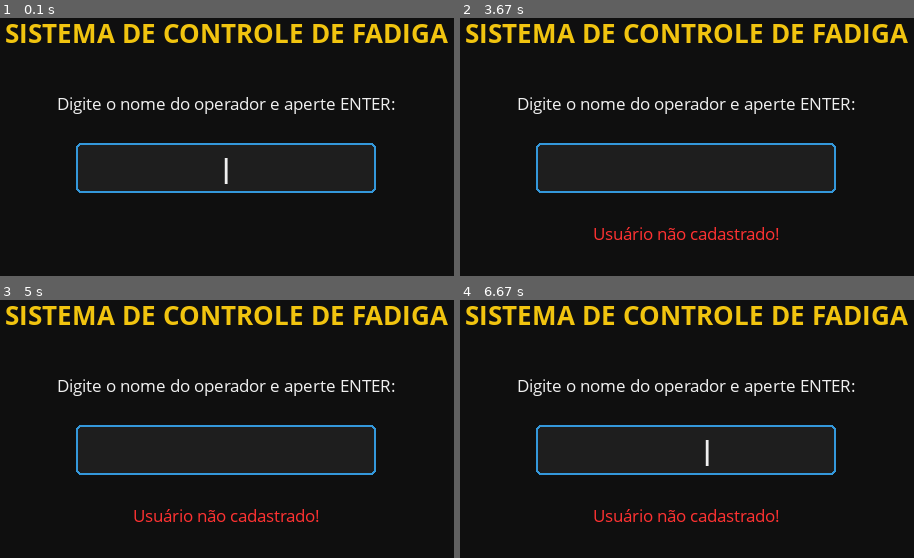
Above: before the commit, frames 1-4 (two rows, left to right).
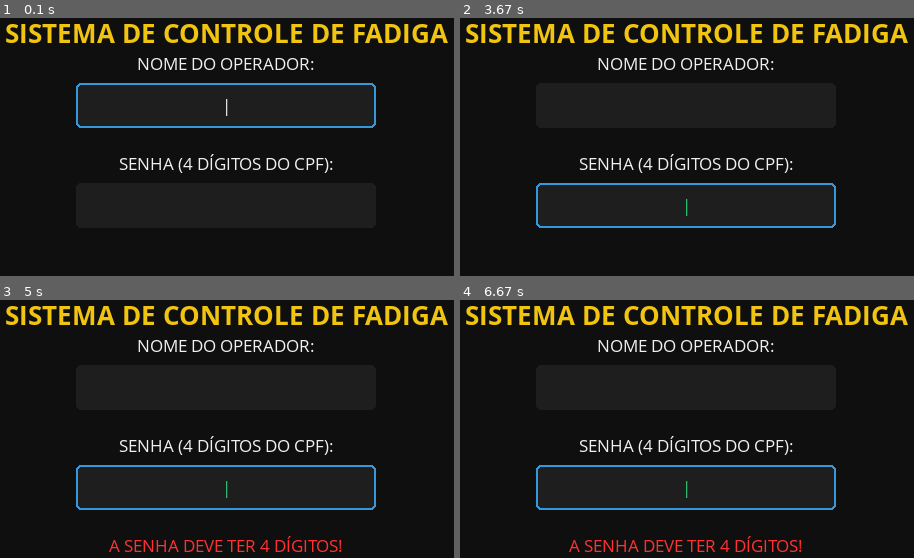
Above: after the commit, the same moments.

Repository: holysun1/Teste-de-Fadiga
Game: pygame game, started from teste_jogo.py
Same seed, same stepped clock (60 frames per second), same inputs: the game is played once before the commit and once after it.
Inputs (mouse positions are in pixels of both pictures, inside the frame that each line leads up to):
- Up to frame 1 (0.1 s): no input
- Up to frame 2 (3.67 s): hold Enter 0.33-0.8 s; click (687, 203) at 0.93 s, where only the run after the commit has a clickable "|"; tap Space at 1.22, 1.62, 1.92, 2.17, 2.47, 3.05, 3.35 s; hold Tab 1.55-2.02 s; hold Backspace 2.1-2.57 s; click (687, 105) at 2.7 s, where only the run after the commit has a clickable "|"; tap Enter at 3.53 s
- Up to frame 3 (5 s): hold Backspace 3.87-4.17 s; tap Space at 3.93 s; tap Tab at 4.2 s; tap Enter at 4.53, 4.93 s
- Up to frame 4 (6.67 s): tap Tab at 5.7 s; tap Enter at 6.1, 6.4 s

The runs differ from the first frame. In frame 1, 5.4% of the frame differs, in the area x 12-88%, y 15-68%; in frame 2, 6.1%; in frame 3, 7.2%; in frame 4, 7.2%, in the area x 12-88%, y 15-98%.

Commit message:
Att Login / Senha

Diff:
--- a/teste_jogo.py
+++ b/teste_jogo.py
@@ -24,8 +24,9 @@
     if not os.path.exists(arquivo):
         try:
             with open(arquivo, 'w', encoding='utf-8') as f:
-                f.write("Nome,Nivel\n")
-                f.write("ADMIN,1\n")
+                #Nova estrutura com CPF
+                f.write("Nome,CPF,Nivel\n")
+                f.write("ADMIN,00000000000,1\n")
             print(f"Banco de Operadores criado em {arquivo}")
         except Exception as e:
             print(f"Erro ao criar {e}")
@@ -39,7 +40,6 @@
     except Exception:
         base_path = os.path.abspath(".")
     return os.path.join(base_path, relative_path)
-
 def cadastrar_novo_operador():
 
     # Prepara a janelinha suspensa
@@ -47,31 +47,73 @@
     root.withdraw() # Esconde a janela principal do tkinter
     root.attributes("-topmost", True) # Garante que ela apareça na frente do Pygame
 
-    novo_nome = simpledialog.askstring("Novo Cadastro", "Digite o nome do novo operador:")
-
-    if novo_nome:
-        nome_up = novo_nome.strip().upper()
-        caminho_csv = os.path.join(obter_caminho_externo(), "operadores.csv")
-
+    caminho_csv = os.path.join(obter_caminho_externo(), "operadores.csv")
+    nome = simpledialog.askstring("Novo Cadastro", "Digite o nome do novo operador:")
+
+    if nome:
+        cpf = simpledialog.askstring("Novo Cadastro", "Digite o cpf do novo operador. Apenas Números")
+        if cpf and cpf.isdigit and len(cpf) == 11:
+            nome_up = nome.strip().upper()
         try:
             # 1. Verifica se já existe para não duplicar "viga sobre viga"
-            df = pd.read_csv(caminho_csv)
+            df = pd.read_csv(caminho_csv, dtype={'CPF': str})
             # Use o nome da coluna EXATAMENTE como está no seu f.write ("Nome")
-            if nome_up in df['Nome'].str.upper().values:
-                messagebox.showwarning("Aviso", f"O operador {nome_up} já está cadastrado!")
+            if cpf in df['CPF'].values:
+                messagebox.showwarning("Aviso", f"CPF já cadastrado")
             else:
                 # 2. Adiciona ao arquivo (Nível 0 = Operador)
                 with open(caminho_csv, 'a', encoding='utf-8') as f:
-                    f.write(f"{nome_up},0\n")
+                    f.write(f"{nome_up},{cpf},0\n")
                 messagebox.showinfo("Sucesso", f"Operador {nome_up} cadastrado com sucesso!")
 
         except Exception as e:
             messagebox.showerror("Erro", f"Falha ao acessar banco de dados: {e}")
+    else:
+        messagebox.showerror("ERRO")
+        messagebox.showinfo("CPF INVÁLIDO, DIGITE OS 11 DIGITOS NUMÉRICOS")
 
     root.destroy() # Fecha a janelinha para não travar o Pygame
 
 
+
 inicializar_banco_operadores()
+
+def validar_login():
+    global estado, usuario_atual, nivel_acesso, mensagem_login, input_texto, input_senha, campo_focado
+    caminho_csv = os.path.join(obter_caminho_externo(), "operadores.csv")
+
+    if len(input_senha) < 4:
+        mensagem_login = "A SENHA DEVE TER 4 DÍGITOS!"
+        return
+
+    try:
+        df = pd.read_csv(caminho_csv, dtype={'CPF': str})
+        # 1. Limpeza dos dados de entrada
+        nome_busca = input_texto.strip().upper()
+
+        # 2. Busca o usuário
+        user_row = df[df['Nome'].str.upper() == nome_busca]
+        if not user_row.empty:
+            cpf_completo = str(user_row.iloc[0]['CPF']).strip()
+            # Compara os 4 últimos do CPF com o que foi digitado
+            if input_senha == cpf_completo[-4:]:
+                usuario_atual = nome_busca
+                nivel_acesso = int(user_row.iloc[0]['Nivel'])
+                estado = 'MENU'
+                # Limpa tudo para a próxima vez
+                input_texto = ""; input_senha = ""; campo_focado = "NOME"
+                print(f"✅ Login realizado: {usuario_atual}")
+            else:
+                mensagem_login = "SENHA INCORETA!"
+                input_senha = ""
+        else:
+            mensagem_login = "OPERADOR NÃO CADASTRADO!"
+    except Exception as e:
+        print(f"ERRO REAL NO TERMINAL: {e}")
+        mensagem_login = "ERRO AO ACESSAR O BANCO DE DADOS"
+
+
+
 
 # --- Inicialização ---
 pygame.init()
@@ -81,6 +123,8 @@
 nivel_acesso = 0
 estado = 'LOGIN'
 input_texto = ""
+input_senha = ""
+campo_focado = "NOME"
 input_ativo = True
 cursor_visivel = True
 ultimo_blink = time.time()
@@ -206,6 +250,8 @@
 clock = pygame.time.Clock()
 pygame.key.set_repeat(300,50)
 foi_salvo = False
+etapa_login ="NOME"
+input_senha = ""
 
 # --- Loop Principal ---
 while True:
@@ -229,53 +275,67 @@
             mensagem_login = ""
             #LÓGICA DE AUTENTICAÇÃO
             if event.key == pygame.K_RETURN:
-                if input_texto.upper() == "ADMIN":
-                    usuario_atual = "ADMIN"
-                    nivel_acesso = 1
-                    estado = 'MENU'
-                    input_texto = ""
+
+                if campo_focado == "NOME":
+                    if input_texto.upper() == "ADMIN":
+                        usuario_atual = "ADMIN"
+                        nivel_acesso = 1
+                        estado = 'MENU'
+                        input_texto = ""
+                    else:
+                        campo_focado = "SENHA"
                 else:
-                    caminho_csv = os.path.join(obter_caminho_externo(), "operadores.csv")
-                    try:
-                        operadores_df = pd.read_csv(caminho_csv)
-                        if input_texto.upper() in operadores_df['Nome'].values:
-                            usuario_atual = input_texto.upper()
-                            nivel_acesso =0
-                            estado = 'MENU'
-                            input_texto =""
-                        else:
-                            mensagem_login = "Usuário não cadastrado!"
-                    except Exception as e:
-                            mensagem_login = "Erro ao acessar o banco de dados"
+                    validar_login()
+
             elif event.key == pygame.K_BACKSPACE:
-                input_texto = input_texto[:-1]
+                if campo_focado == "NOME": input_texto = input_texto[:-1]
+                else: input_senha = input_senha[:-1]
+
+            elif event.key == pygame.K_TAB: # Facilitador: TAB troca de campo
+                campo_focado = "SENHA" if campo_focado == "NOME" else "NOME"
+
             else:
                 if event.unicode.isprintable():
-                    input_texto += event.unicode
+                    if campo_focado == "NOME":
+                        input_texto += event.unicode
+                    elif campo_focado == "SENHA" and len(input_senha) < 4:
+                        if event.unicode.isdigit(): # Garante que senha seja só número
+                            input_senha += event.unicode
 
 
     # --- Lógica de Estados ---
     if estado == 'LOGIN':
         mostrar_texto("SISTEMA DE CONTROLE DE FADIGA", CORES['AMARELO'], LARGURA/2, 150, 'm')
-        mostrar_texto("Digite o nome do operador e aperte ENTER:", CORES['BRANCO'], LARGURA/2, 220, 'p')
-
-        # Desenho da caixa de texto
-        box_rect = pygame.Rect(LARGURA/2 - 150, 260, 300, 50)
-        pygame.draw.rect(tela, CORES['CINZA_ESC'], box_rect, border_radius=5)
-        pygame.draw.rect(tela, CORES['AZUL'], box_rect, 2, border_radius=5)
-
-        # --- DESENHO DA MENSAGEM DE ERRO ---
+
+        # --- CAMPO NOME ---
+        mostrar_texto("NOME DO OPERADOR:", CORES['BRANCO'], LARGURA/2, 180, 'p')
+        cor_borda_nome = CORES['AZUL'] if campo_focado == "NOME" else CORES['CINZA_ESC']
+        rect_nome = pygame.Rect(LARGURA/2 - 150, 200, 300, 45)
+        pygame.draw.rect(tela, (30,30,30), rect_nome, border_radius=5)
+        pygame.draw.rect(tela, cor_borda_nome, rect_nome, 2, border_radius=5)
+
+        txt_nome = input_texto + ("|" if cursor_visivel and campo_focado == "NOME" else "")
+        mostrar_texto(txt_nome, CORES['BRANCO'], LARGURA/2, 222, 'p')
+
+        # --- CAMPO SENHA ---
+        mostrar_texto("SENHA (4 DÍGITOS DO CPF):", CORES['BRANCO'], LARGURA/2, 280, 'p')
+        cor_borda_senha = CORES['AZUL'] if campo_focado == "SENHA" else CORES['CINZA_ESC']
+        rect_senha = pygame.Rect(LARGURA/2 - 150, 300, 300, 45)
+        pygame.draw.rect(tela, (30,30,30), rect_senha, border_radius=5)
+        pygame.draw.rect(tela, cor_borda_senha, rect_senha, 2, border_radius=5)
+
+        # Mostra asteriscos para a senha
+        txt_senha = ("*" * len(input_senha)) + ("|" if cursor_visivel and campo_focado == "SENHA" else "")
+        mostrar_texto(txt_senha, CORES['VERDE'], LARGURA/2, 322, 'p')
+
+        # --- MENSAGEM DE ERRO ---
         if mensagem_login:
-            mostrar_texto(mensagem_login, (255, 50, 50), LARGURA/2, 350, 'p')
-
-        # Lógica do Cursor piscante
-        if time.time() - ultimo_blink > 0.5:
-            cursor_visivel = not cursor_visivel
-            ultimo_blink = time.time()
-
-        txt_display = input_texto + ("|" if cursor_visivel else "")
-        mostrar_texto(txt_display, CORES['BRANCO'], LARGURA/2, 285, 'm')
-        pass
+            mostrar_texto(mensagem_login, (255, 50, 50), LARGURA/2, 380, 'p')
+
+        # Clique com o mouse para trocar de campo
+        if clique:
+            if rect_nome.collidepoint(mouse_pos): campo_focado = "NOME"
+            elif rect_senha.collidepoint(mouse_pos): campo_focado = "SENHA"
 
     elif estado == 'LOGOUT':
         tela.fill(CORES['PRETO']) # Garante a tela preta
@@ -287,6 +347,7 @@
         # Quando o tempo acabar, volta para o Login
         if agora >= proximo_evento:
             estado = 'LOGIN'
+            etapa_login = ""
 
     elif estado == 'MENU':
         # --- 1. CONFIGURAÇÃO DE COORDENADAS (DEFINIR UMA VEZ SÓ) ---
@@ -437,7 +498,7 @@
             if clique and btn_voltar_rect.collidepoint(mouse_pos):
                 usuario_deslogando = usuario_atual # Guarda o nome para o agradecimento
                 estado = 'LOGOUT'
-                proximo_evento = agora + 2.5 # A tela vai durar 2.5 segundos
+                proximo_evento = agora + 2 # A tela vai durar 2 segundos
                 # Limpa os dados da sessão
                 usuario_atual = ""
                 input_texto = ""
